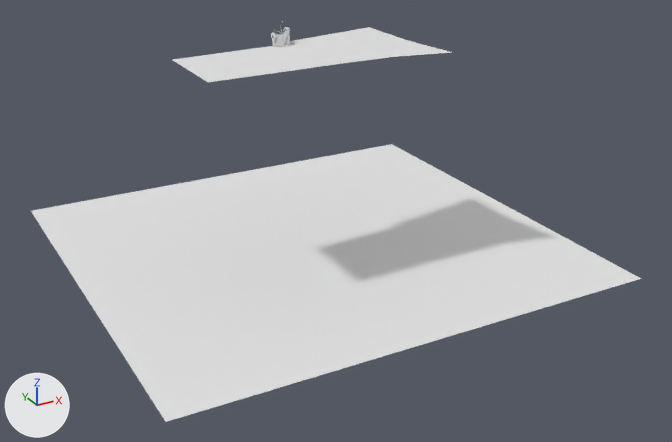
An edit to the OBJ model src/assets/level.obj, drawn before and after from the same camera.
Before and after are seen from a 50 mm lens placed at (-3106.0, -6434.0, 1648.0), pointed at (260.0, -312.0, -1413.0). The lights are fixed; the arrows at lower left show +X, +Y and +Z. Where no turn or scale is listed for an object, it has been applied to the vertices.

The first picture shows 'level'.
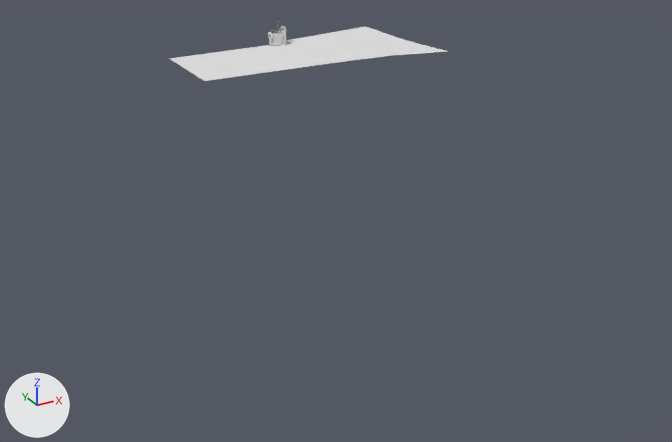
The edits, one by one:
me_level has 1419 vertices, 2709 faces and spans x -1751.0..2181.0, y -1833.0..1892.0, z -1732.0..173.0.
me_level is used by ob_level; location (0.0, 0.0, 0.0).
me_level part 1: the loose piece of 301 vertices spanning x -933.0..990.0, y -807.0..268.0, z -66.0..131.0 is moved by (0.0, 60.0, -5.0).
me_level part 2: the loose piece of 4 vertices spanning x -1751.0..2181.0, y -1833.0..1892.0, z -1732.0 is deleted.

Location of each change, (x1, y1, x2, y2) in pixels of the pictures (672 x 442 px; the box of a moved part takes in the faces that stretch with it):
'level', reshaped (54% narrower, 85% shorter): before (31, 21, 641, 422); after (169, 20, 448, 81)
part 1 of me_level, moved or reshaped: before (173, 27, 453, 82); after (169, 26, 448, 81)
part 2 of me_level, deleted: before (31, 144, 641, 422)
